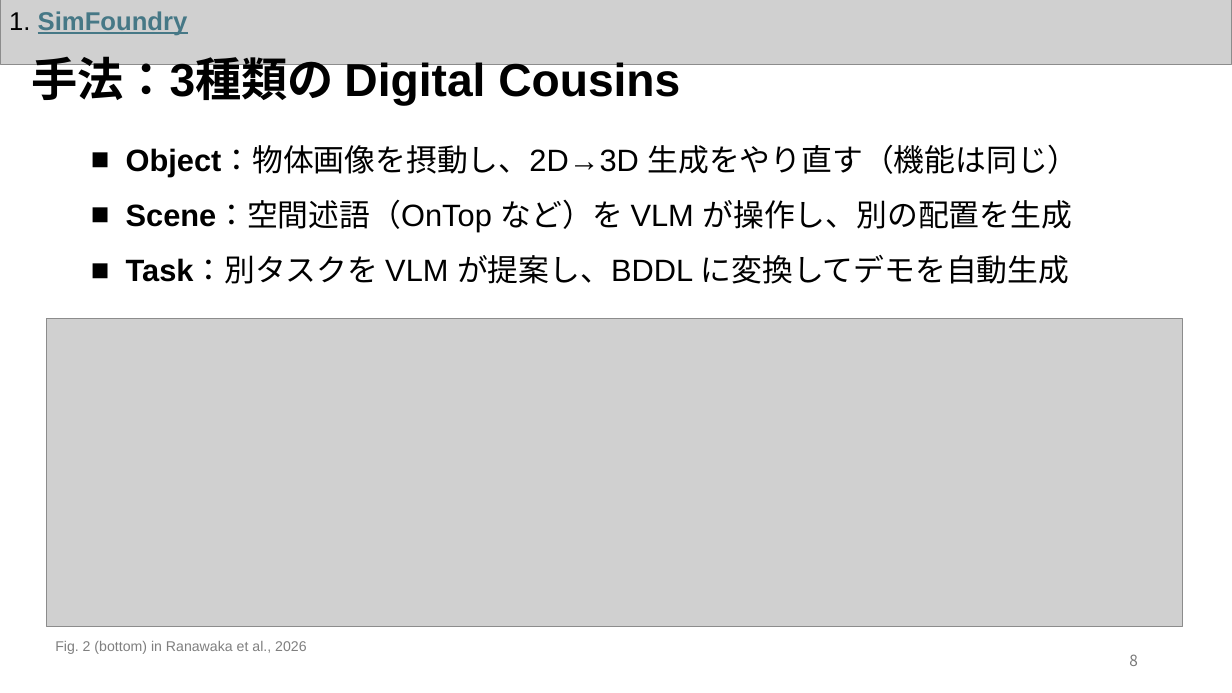
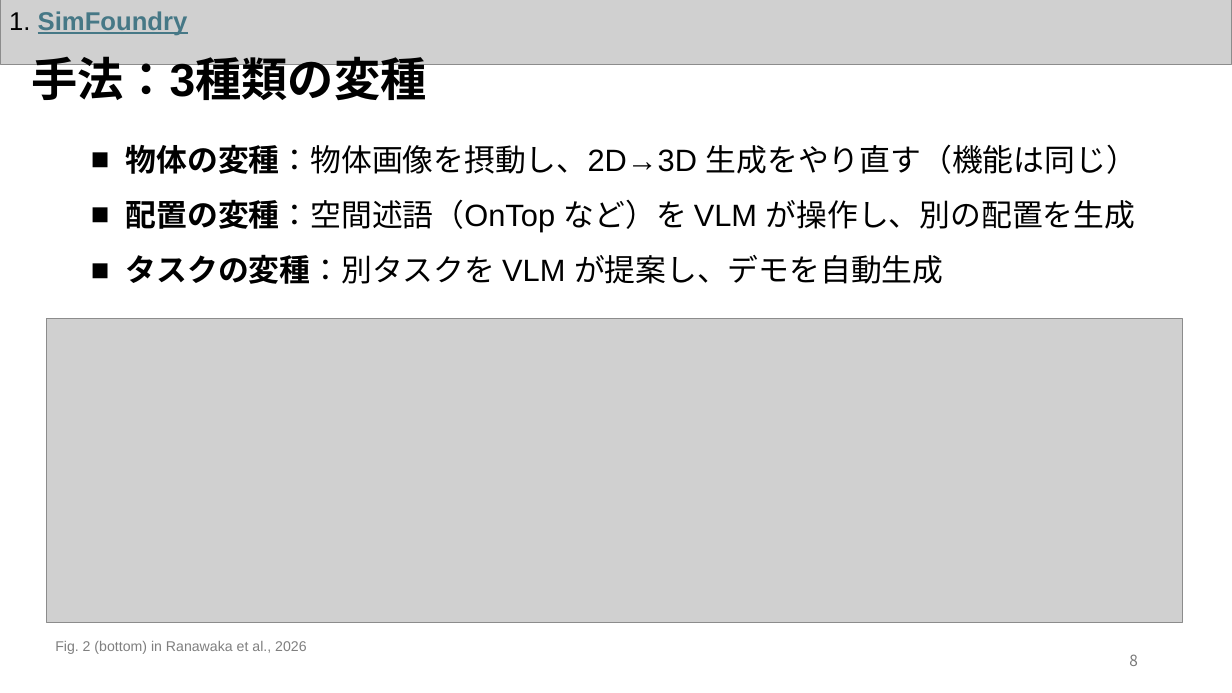
Before and after one commit to Azuma413/PaperPresentationSlides, a slide deck: slide 9 of 20261105_KaneyoshiHiratsuka_SurveySlide.pptx. Drawn at 1232x693 pixels with LibreOffice and Linux fonts; fonts in the diff are those of the drawing; grey boxes stand for pictures. Boxes give left, top, right and bottom in pixels: in the first picture for what was removed or moved away, otherwise in the second. Text is boxed around its words. In the diff, an @@ line names an element or a change of style, - is before the commit and + after.

```diff
--- a/20261105_KaneyoshiHiratsuka_SurveySlide.pptx
+++ b/20261105_KaneyoshiHiratsuka_SurveySlide.pptx
@@ text at <box>31,56,426,108</box>: text changed @@
-手法：3種類の Digital Cousins
+手法：3種類の変種
@@ text at <box>126,144,1137,284</box>: text changed @@
-■ Object：物体画像を摂動し、2D→3D 生成をやり直す（機能は同じ）
-■ Scene：空間述語（OnTop など）を VLM が操作し、別の配置を生成
-■ Task：別タスクを VLM が提案し、BDDL に変換してデモを自動生成
+■ 物体の変種：物体画像を摂動し、2D→3D 生成をやり直す（機能は同じ）
+■ 配置の変種：空間述語（OnTop など）を VLM が操作し、別の配置を生成
+■ タスクの変種：別タスクを VLM が提案し、デモを自動生成
@@ picture: place and size @@
-picture at <box>46,319,1183,627</box>
+picture at <box>46,319,1183,622</box>
```
Also in this commit, not shown: 21 other slides changed, 3 other files.
